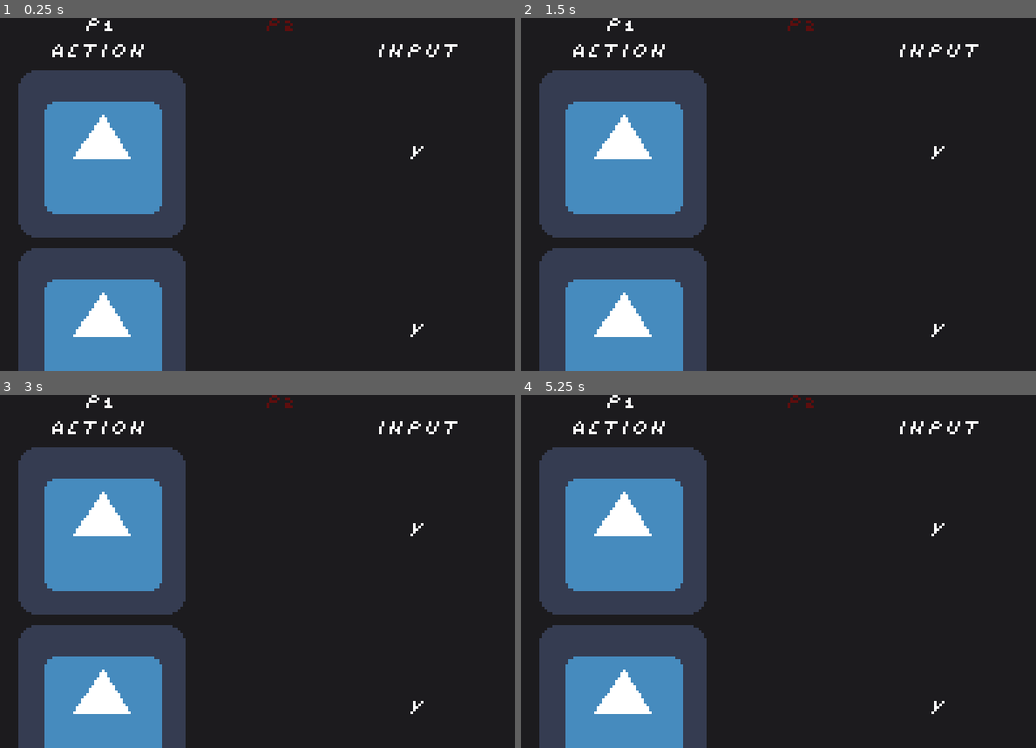
Above: before the commit, frames 1-4 (two rows, left to right).
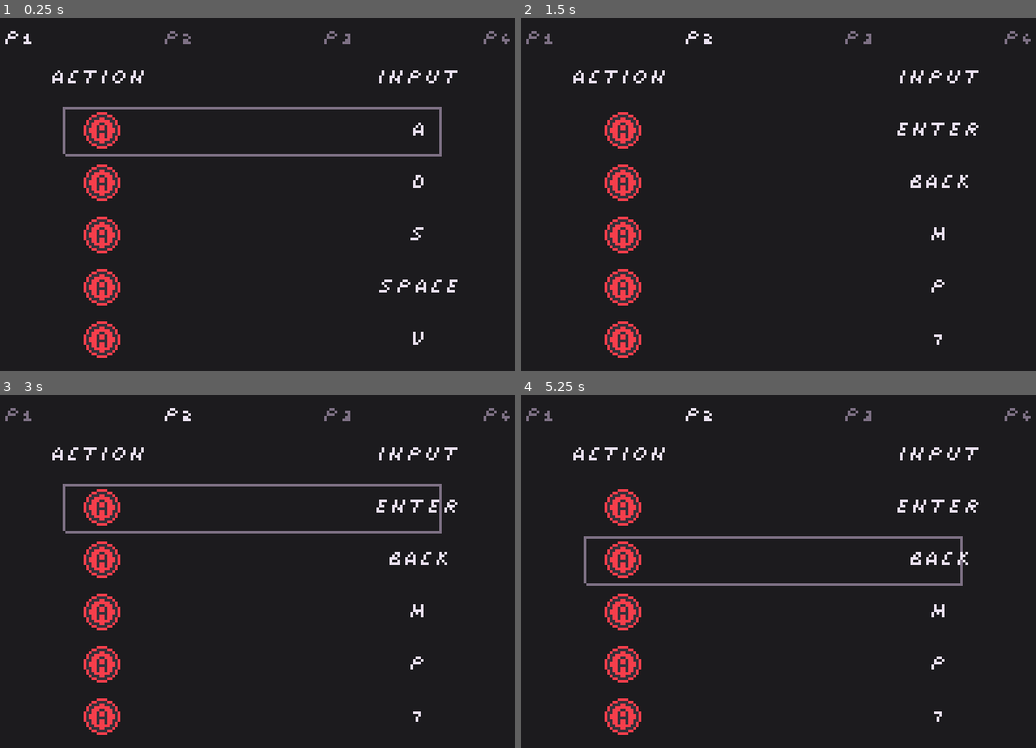
Above: after the commit, the same moments.

Repository: Daxidz/lospecjam01
Game: Godot game, scene res://src/menu/InputMapper.tscn
Two runs of this game, one before a commit and one after it. Both use one fixed random seed, a clock stepped at 60 frames per second and the inputs below. This scene is started directly instead of the project's main scene. The engine's default icon, where the game draws it, is replaced by a stand-in: a white triangle on a blue panel in a dark square.
Inputs (mouse positions are in pixels of both pictures, inside the frame that each line leads up to):
- Up to frame 1 (0.25 s): no input
- Up to frame 2 (1.5 s): tap Enter (ui_accept) at 0.5, 0.77, 1.07 s; move the mouse to (922, 176) at 0.52 s; hold Space (ui_accept0) 0.53-1.28 s; hold D (ui_right) from 0.53 s (still down); click (922, 176) at 0.67 s; tap Keypad 0 (ui_accept1) at 0.8 s; move the mouse to (654, 212) at 1.27 s; tap P (ui_accept1, bound only after the commit) at 1.35 s
- Up to frame 3 (3 s): tap Enter (ui_accept) at 1.52, 1.82 s; tap Keypad 0 (ui_accept1, bound only before the commit) at 1.55 s; tap P (ui_accept1, bound only after the commit) at 2 s; move the mouse to (324, 493) at 2.02 s; release D (ui_right) at 2.03 s; hold A (ui_left) 2.03-2.78 s; hold Keypad 0 (ui_accept1, bound only before the commit) 2.03-2.78 s; tap Alt (ui_accept2) at 2.3, 2.85 s; move the mouse to (231, 642) at 2.77 s; hold D (ui_right) from 2.78 s (still down); click (231, 642) at 2.92 s
- Up to frame 4 (5.25 s): tap Enter (ui_accept) at 3.02, 3.32, 3.77, 4.07, 4.25, 4.52, 4.82 s; tap K (ui_down2) at 3.05, 3.6 s; tap Alt (ui_accept2) at 3.5 s; move the mouse to (969, 624) at 3.52 s; tap J (ui_left2) at 3.8, 4.35 s; move the mouse to (593, 518) at 4.27 s; release D (ui_right) at 4.28 s; hold A (ui_left) 4.28-5.03 s; tap L (ui_right2) at 4.55, 5.1 s; move the mouse to (814, 571) at 5.02 s; hold D (ui_right) from 5.03 s (still down); click (814, 571) at 5.17 s

The runs differ from the first frame. In frame 1, 29% of the frame differs, in the area x 1-99%, y 0-100%; in frame 2, 28%; in frame 3, 29%; in frame 4, 29%.
Error after the commit: Invalid get index 'scancode' (on base: 'InputEventMouseButton'). (res://src/menu/KeyMapper.gd:11)

Commit message:
Input mapper almost working, musiiiiicaaa

Diff:
--- a/src/Main.gd
+++ b/src/Main.gd
@@ -6,6 +6,7 @@
 const Splater = preload("res://BloodSplatter.tscn")
 
 const HitSound = preload("res://assets/sounds/hit.wav")
+const MainTheme = preload("res://assets/sounds/musics/main_theme.wav")
 
 export var pause_time: float = 0.02
 
@@ -96,6 +97,8 @@
 
 
 func _ready():
+	$Music.stream = MainTheme
+	#$Music.play()
 	viewport_size = get_viewport_rect().size
 	start_game()
 
--- a/src/fighter/Main.tscn
+++ b/src/fighter/Main.tscn
@@ -84,6 +84,8 @@
 [node name="Comentator" parent="." instance=ExtResource( 5 )]
 position = Vector2( 0, 91 )
 
+[node name="Music" type="AudioStreamPlayer" parent="."]
+
 [connection signal="timeout" from="PauseTimer" to="." method="_on_PauseTimer_timeout"]
 [connection signal="timeout" from="PlatformTimer" to="." method="_on_PlatformTimer_timeout"]
 [connection signal="timeout" from="SpawnTimer" to="." method="_on_SpawnTimer_timeout"]
--- /dev/null
+++ b/src/menu/InputLine.gd
@@ -0,0 +1,34 @@
+extends HBoxContainer
+tool
+
+export var texture: Texture
+
+var current_key
+
+const focused_color: Color = Color(0x7e7185ff)
+const selection_color: Color = Color(0xeae1f0ff)
+
+var cur_color: Color
+
+func _ready():
+	cur_color = focused_color
+	if texture != null:
+		$TextureRect.texture = texture
+
+func update_key(scancode):
+	$Label.text = OS.get_scancode_string(scancode)
+
+func draw_focus():
+	var r: Rect2
+
+	r.size = rect_size
+	r.size.x *= 0.6
+	r.size.y *= 1.1
+	r.position.x += 45
+	r.position.y -= 1
+	draw_rect(r, cur_color, false)
+
+
+func _draw():
+	if has_focus():
+		draw_focus()
--- a/src/menu/InputLine.tscn
+++ b/src/menu/InputLine.tscn
@@ -1,11 +1,14 @@
-[gd_scene load_steps=3 format=2]
+[gd_scene load_steps=4 format=2]
 
 [ext_resource path="res://icon.png" type="Texture" id=1]
 [ext_resource path="res://assets/fonts/smashcat.tres" type="DynamicFont" id=2]
+[ext_resource path="res://src/menu/InputLine.gd" type="Script" id=3]
 
 [node name="InputLine" type="HBoxContainer"]
 margin_right = 240.0
 margin_bottom = 64.0
+focus_mode = 2
+script = ExtResource( 3 )
 __meta__ = {
 "_edit_use_anchors_": false,
 "_editor_description_": ""
@@ -26,5 +29,7 @@
 margin_bottom = 35.0
 size_flags_horizontal = 3
 custom_fonts/font = ExtResource( 2 )
+custom_colors/font_color = Color( 0.917647, 0.882353, 0.941176, 1 )
 text = "Y"
 align = 1
+uppercase = true
--- a/src/menu/InputMapper.gd
+++ b/src/menu/InputMapper.gd
@@ -1,29 +1,153 @@
 extends Control
 
 const MAX_PLAYER = 4
+const NB_INPUT = 5
+
 
 var cur_player: int = 0
 var cur_input: int = 0
 
+
+const focused_color: Color = Color(0x7e7185ff)
+const selection_color: Color = Color(0xeae1f0ff)
+
+
+var profile0 = {
+	"ui_left0": KEY_A,
+	"ui_right0": KEY_D,
+	"ui_down0": KEY_S,
+	"ui_accept0": KEY_SPACE,
+	"ui_select0": KEY_V,
+}
+
+var profile1 = {
+	"ui_left1": KEY_B,
+	"ui_right1": KEY_BACK,
+	"ui_down1": KEY_M,
+	"ui_accept1": KEY_P,
+	"ui_select1": KEY_7,
+}
+
+var profile2 = {
+	"ui_left2": KEY_A,
+	"ui_right2": KEY_D,
+	"ui_down2": KEY_S,
+	"ui_accept2": KEY_SPACE,
+	"ui_select2": KEY_V,
+}
+
+var profile3 = {
+	"ui_left3": KEY_A,
+	"ui_right3": KEY_D,
+	"ui_down3": KEY_S,
+	"ui_accept3": KEY_SPACE,
+	"ui_select3": KEY_V,
+}
+
+var players_config = [profile0, profile1, profile2, profile3]
+
+
+func change_action_key(action_name, key_scancode):
+	var profile = players_config[cur_player]
+	for k in players_config[cur_player].keys():
+		if k != action_name:
+			if profile[k] == key_scancode:
+				print("KEY ALREADY USED")
+				return false
+	erase_action_events(action_name)
+	var new_event = InputEventKey.new()
+	new_event.set_scancode(key_scancode)
+	InputMap.action_add_event(action_name, new_event)
+	players_config[cur_player][action_name] = key_scancode
+	return true
+
+
+func erase_action_events(action_name):
+	var input_events = InputMap.get_action_list(action_name)
+	print("Erasing:")
+	print(action_name)
+	for event in input_events:
+		print(OS.get_scancode_string(event.scancode))
+		InputMap.action_erase_event(action_name, event)
+
+
+func select_profile(id: int):
+	# Color setup
+	var p = $VBoxContainer/PlayerSelect.get_child(id)
+	p.add_color_override("font_color", selection_color)
+	cur_input = 0
+
+	# Remap lines
+	var profile = players_config[id]
+	var i = 0
+	for action_name in profile.keys():
+		change_action_key(action_name, profile[action_name])
+		$VBoxContainer/InputLines.get_child(i).update_key(profile[action_name])
+		i += 1
+
+	$VBoxContainer/InputLines/A.grab_focus()
+
+
 func _ready():
+	for p in $VBoxContainer/PlayerSelect.get_children():
+		p.add_color_override("font_color", focused_color)
+	select_profile(0)
+
+func _process(delta):
 	pass
 
+func enable_line_focus(enable: bool):
+	for l in $VBoxContainer/InputLines.get_children():
+		l.set_focus_mode(FOCUS_ALL if enable else FOCUS_NONE)
 
-func load_player_config(player_id: int):
-	pass
 
 func _input(event):
 	var p = cur_player
+	var i = cur_input
 	if event.is_action_pressed("ui_down0"):
-		pass
-	if event.is_action_pressed("ui_left"):
-		if cur_player == 0:
-			cur_player = MAX_PLAYER -1
+		if cur_input != NB_INPUT-1:
+			cur_input += 1
+		print("cur input " + str(cur_input))
+	if event.is_action_pressed("ui_up0"):
+		if cur_input != 0:
+			cur_input = cur_input - 1
+	if event.is_action_pressed("ui_left0"):
+		if cur_player > 0:
+			cur_player = cur_player - 1
+	if event.is_action_pressed("ui_right0"):
+		if cur_player < MAX_PLAYER -1:
+			cur_player += 1
+
+	if event.is_action_pressed("ui_accept0"):
+		var l = $VBoxContainer/InputLines.get_child(cur_input)
+		l.cur_color = l.selection_color
+		l.update()
+
+		l.get_node("Label").text = "..."
+		set_process_input(false)
+		enable_line_focus(false)
+
+		$KeyMapper.open()
+		var scancode = yield($KeyMapper, "key_selected")
+		$KeyMapper.close()
+		if change_action_key(players_config[cur_player].keys()[cur_input], scancode):
+			l.update_key(scancode)
 		else:
-			cur_player = cur_player - 1
+			l.update_key(players_config[cur_player][players_config[cur_player].keys()[cur_input]])
 
-	if event.is_action_pressed("ui_right"):
-			cur_player = (cur_player+1) % MAX_PLAYER
+		set_process_input(true)
+		enable_line_focus(true)
+		l.cur_color = l.focused_color
+		l.update()
 
 	if p != cur_player:
-		load_player_config(cur_player)
+		print("cur player " + str(cur_player))
+		$VBoxContainer/PlayerSelect.get_child(p).add_color_override("font_color", focused_color)
+		select_profile(cur_player)
+
+	if i != cur_input:
+		print("cur input " + str(cur_input))
+		var line = $VBoxContainer/InputLines.get_child(cur_input)
+		#line.grab_focus()
+		line.update()
+		$VBoxContainer/InputLines.get_child(i).update()
--- a/src/menu/InputMapper.tscn
+++ b/src/menu/InputMapper.tscn
@@ -1,9 +1,11 @@
-[gd_scene load_steps=5 format=2]
+[gd_scene load_steps=7 format=2]
 
 [ext_resource path="res://src/menu/InputLine.tscn" type="PackedScene" id=1]
 [ext_resource path="res://assets/fonts/smashcat.tres" type="DynamicFont" id=2]
 [ext_resource path="res://src/menu/InputMapper.gd" type="Script" id=3]
 [ext_resource path="res://src/menu/InputLines.gd" type="Script" id=4]
+[ext_resource path="res://assets/img/menu/boutons.png" type="Texture" id=5]
+[ext_resource path="res://src/menu/KeyMapper.gd" type="Script" id=6]
 
 [node name="InputMapper" type="Control"]
 anchor_right = 1.0
@@ -16,6 +18,8 @@
 [node name="VBoxContainer" type="VBoxContainer" parent="."]
 anchor_right = 1.0
 anchor_bottom = 1.0
+margin_top = 5.0
+custom_constants/separation = 9
 __meta__ = {
 "_edit_use_anchors_": false
 }
@@ -26,32 +30,61 @@
 alignment = 1
 
 [node name="P1" type="Label" parent="VBoxContainer/PlayerSelect"]
+margin_right = 57.0
+margin_bottom = 6.0
+size_flags_horizontal = 3
+custom_fonts/font = ExtResource( 2 )
+custom_colors/font_color = Color( 0.917647, 0.882353, 0.941176, 1 )
+text = "P1"
+align = 1
+
+[node name="P2" type="Label" parent="VBoxContainer/PlayerSelect"]
+margin_left = 61.0
 margin_right = 118.0
 margin_bottom = 6.0
 size_flags_horizontal = 3
 custom_fonts/font = ExtResource( 2 )
-text = "P1"
+custom_colors/font_color = Color( 0.917647, 0.882353, 0.941176, 1 )
+text = "P2"
 align = 1
 
-[node name="P2" type="Label" parent="VBoxContainer/PlayerSelect"]
+[node name="P3" type="Label" parent="VBoxContainer/PlayerSelect"]
 margin_left = 122.0
+margin_right = 179.0
+margin_bottom = 6.0
+size_flags_horizontal = 3
+custom_fonts/font = ExtResource( 2 )
+custom_colors/font_color = Color( 0.917647, 0.882353, 0.941176, 1 )
+text = "P3"
+align = 1
+__meta__ = {
+"_edit_use_anchors_": false
+}
+
+[node name="P4" type="Label" parent="VBoxContainer/PlayerSelect"]
+margin_left = 183.0
 margin_right = 240.0
 margin_bottom = 6.0
 size_flags_horizontal = 3
 custom_fonts/font = ExtResource( 2 )
-custom_colors/font_color = Color( 0.368627, 0.0588235, 0.0588235, 1 )
-text = "P2"
+custom_colors/font_color = Color( 0.917647, 0.882353, 0.941176, 1 )
+text = "P4"
+align = 1
+__meta__ = {
+"_edit_use_anchors_": false
+}
 
 [node name="Labels" type="HBoxContainer" parent="VBoxContainer"]
-margin_top = 10.0
+margin_top = 15.0
 margin_right = 240.0
-margin_bottom = 16.0
+margin_bottom = 21.0
 
 [node name="Action" type="Label" parent="VBoxContainer/Labels"]
 margin_right = 118.0
 margin_bottom = 6.0
 size_flags_horizontal = 3
 custom_fonts/font = ExtResource( 2 )
+custom_colors/font_color = Color( 0.917647, 0.882353, 0.941176, 1 )
 text = "Action"
 align = 1
 uppercase = true
@@ -62,30 +95,40 @@
 margin_bottom = 6.0
 size_flags_horizontal = 3
 custom_fonts/font = ExtResource( 2 )
+custom_colors/font_color = Color( 0.917647, 0.882353, 0.941176, 1 )
 text = "Input"
 align = 1
 uppercase = true
 
 [node name="InputLines" type="VBoxContainer" parent="VBoxContainer"]
-margin_top = 20.0
+margin_top = 30.0
 margin_right = 240.0
-margin_bottom = 356.0
+margin_bottom = 126.0
 script = ExtResource( 4 )
 
 [node name="A" parent="VBoxContainer/InputLines" instance=ExtResource( 1 )]
+margin_bottom = 16.0
+texture = ExtResource( 5 )
 
 [node name="B" parent="VBoxContainer/InputLines" instance=ExtResource( 1 )]
-margin_top = 68.0
-margin_bottom = 132.0
+margin_top = 20.0
+margin_bottom = 36.0
+texture = ExtResource( 5 )
 
 [node name="LEFT" parent="VBoxContainer/InputLines" instance=ExtResource( 1 )]
-margin_top = 136.0
-margin_bottom = 200.0
+margin_top = 40.0
+margin_bottom = 56.0
+texture = ExtResource( 5 )
 
 [node name="RIGHT" parent="VBoxContainer/InputLines" instance=ExtResource( 1 )]
-margin_top = 204.0
-margin_bottom = 268.0
+margin_top = 60.0
+margin_bottom = 76.0
+texture = ExtResource( 5 )
 
 [node name="START" parent="VBoxContainer/InputLines" instance=ExtResource( 1 )]
-margin_top = 272.0
-margin_bottom = 336.0
+margin_top = 80.0
+margin_bottom = 96.0
+texture = ExtResource( 5 )
+
+[node name="KeyMapper" type="Node" parent="."]
+script = ExtResource( 6 )
--- /dev/null
+++ b/src/menu/KeyMapper.gd
@@ -0,0 +1,18 @@
+extends Node
+
+signal key_selected(scancode)
+
+func _ready():
+	set_process_input(false)
+
+func _input(event):
+	if not event.is_pressed():
+		return
+	emit_signal("key_selected", event.scancode)
+	close()
+
+func open():
+	set_process_input(true)
+
+func close():
+	set_process_input(false)
Not shown, added: assets/sounds/musics/main_theme.wav.import
Not shown, added: assets/sounds/musics/main_theme.wav
